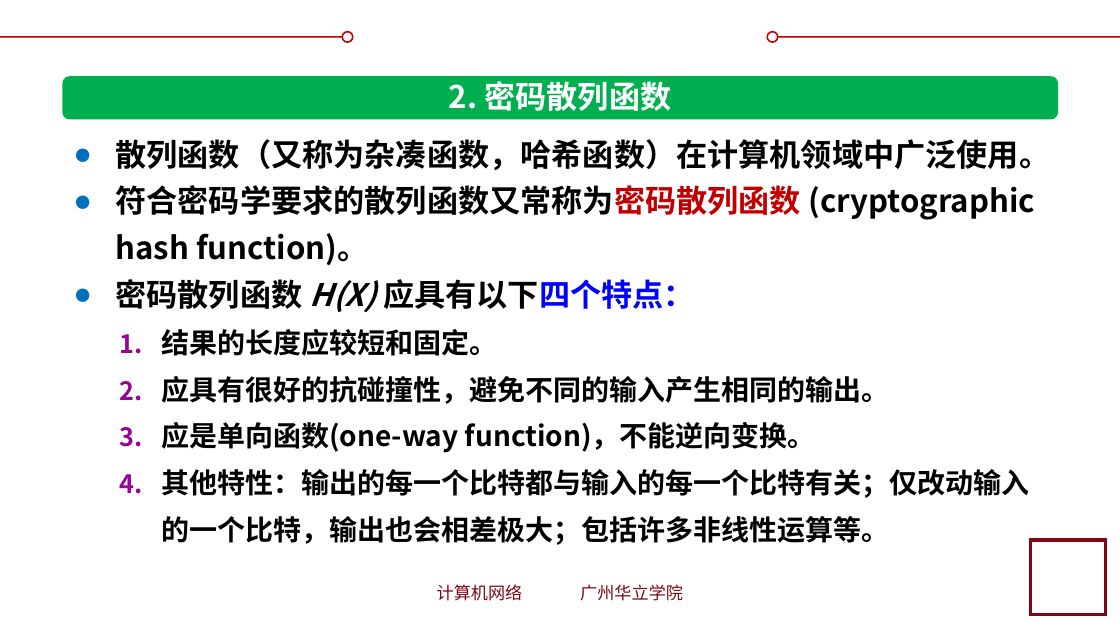
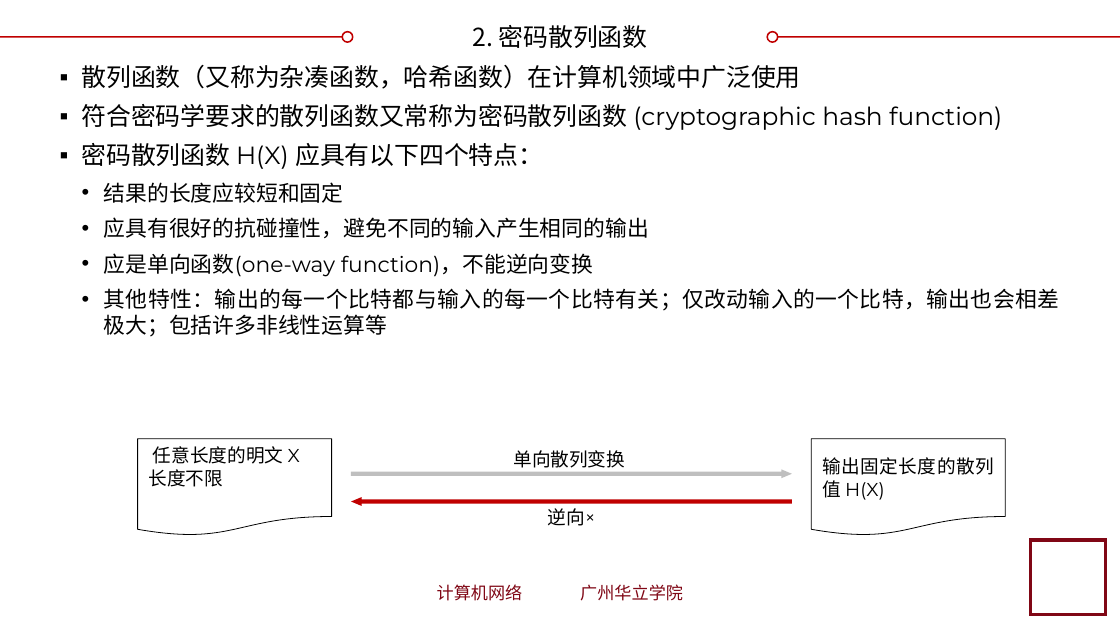
Before and after one commit to glplaman/glplaman.github.io, a slide deck: slide 30 of network/ppt/chap7.pptx. Drawn at 1120x630 pixels with LibreOffice and Linux fonts; fonts in the diff are those of the drawing; background and template pictures are left out. Boxes give left, top, right and bottom in pixels: in the first picture for what was removed or moved away, otherwise in the second. Text is boxed around its words. In the diff, an @@ line names an element or a change of style, - is before the commit and + after.

```diff
--- a/network/ppt/chap7.pptx
+++ b/network/ppt/chap7.pptx
@@ title "2. 密码散列函数": place and size @@
-title "2. 密码散列函数" at box(449, 81, 672, 111)
+title "2. 密码散列函数" at box(472, 25, 648, 48)
@@ title "2. 密码散列函数" at box(472, 25, 648, 48): size 20 to 16 pt, text colour #FFFFFF to #000000, bold off; vertical alignment top to middle @@
@@ text "散列函数（又称为杂凑函数，哈希函数）在计算机领域中广泛使用": place and size @@
-text "散列函数（又称为杂凑函数，哈希函数）在计算机领域中广泛使用" at box(115, 139, 1050, 545)
+text "散列函数（又称为杂凑函数，哈希函数）在计算机领域中广泛使用" at box(82, 65, 1060, 337)
@@ rounded rectangle removed at box(63, 76, 1058, 120) @@
@@ text at box(82, 65, 1002, 130): text changed; size 20 to 16 pt; font Noto Sans CJK SC to Montserrat; bold off @@
-● 散列函数（又称为杂凑函数，哈希函数）在计算机领域中广泛使用。
-● 符合密码学要求的散列函数又常称为密码散列函数 (cryptographic hash function)。
+▪ 散列函数（又称为杂凑函数，哈希函数）在计算机领域中广泛使用
+▪ 符合密码学要求的散列函数又常称为密码散列函数 (cryptographic hash function)
@@ text at box(82, 143, 543, 169): size 20 to 16 pt, font Noto Sans CJK SC to Montserrat, bold off in "密码散列函数 H(X) 应具有以下四个特点："; text colour #0000FF to #000000 in "应具有以下四个特点："; italic off in "H(X)"; alignment left to justified; bullet ● to ▪; line spacing 30pt to 1; more space between paragraphs @@
@@ text at box(104, 182, 1060, 337): text changed; size 18 to 14 pt; font Noto Sans CJK SC to Montserrat; bold off @@
-  1. 结果的长度应较短和固定。
-  2. 应具有很好的抗碰撞性，避免不同的输入产生相同的输出。
-  3. 应是单向函数(one-way function)，不能逆向变换。
-  4. 其他特性：输出的每一个比特都与输入的每一个比特有关；仅改动输入的一个比特，输出也会相差极大；包括许多非线性运算等。
+  • 结果的长度应较短和固定
+  • 应具有很好的抗碰撞性，避免不同的输入产生相同的输出
+  • 应是单向函数(one-way function)，不能逆向变换
+  • 其他特性：输出的每一个比特都与输入的每一个比特有关；仅改动输入的一个比特，输出也会相差极大；包括许多非线性运算等
@@ flow chart document added at box(138, 439, 332, 536), fill #FFFFFF, outline #000000 0.5 pt, 12 pt, text #000000 @@
+任意长度的明文 X
+长度不限
@@ flow chart document added at box(811, 439, 1005, 536), fill #FFFFFF, outline #000000 0.5 pt, 12 pt, text #000000 @@
+输出固定长度的散列值 H(X)
@@ right arrow added at box(351, 469, 792, 478), fill #BFBFBF @@
@@ text added at box(513, 450, 625, 468), 12 pt, text #000000 @@
+单向散列变换
@@ right arrow added at box(351, 497, 792, 506), fill #C00000 @@
@@ text added at box(547, 508, 595, 526), 12 pt, text #000000 @@
+逆向×
```
Also in this commit, not shown: 49 other slides changed, 2 slides removed, 5 other files.
